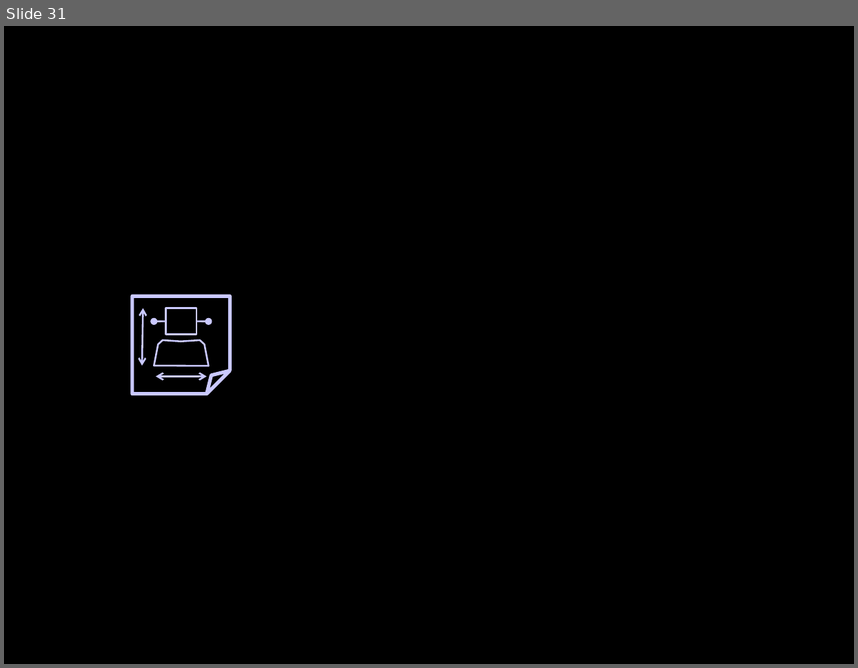
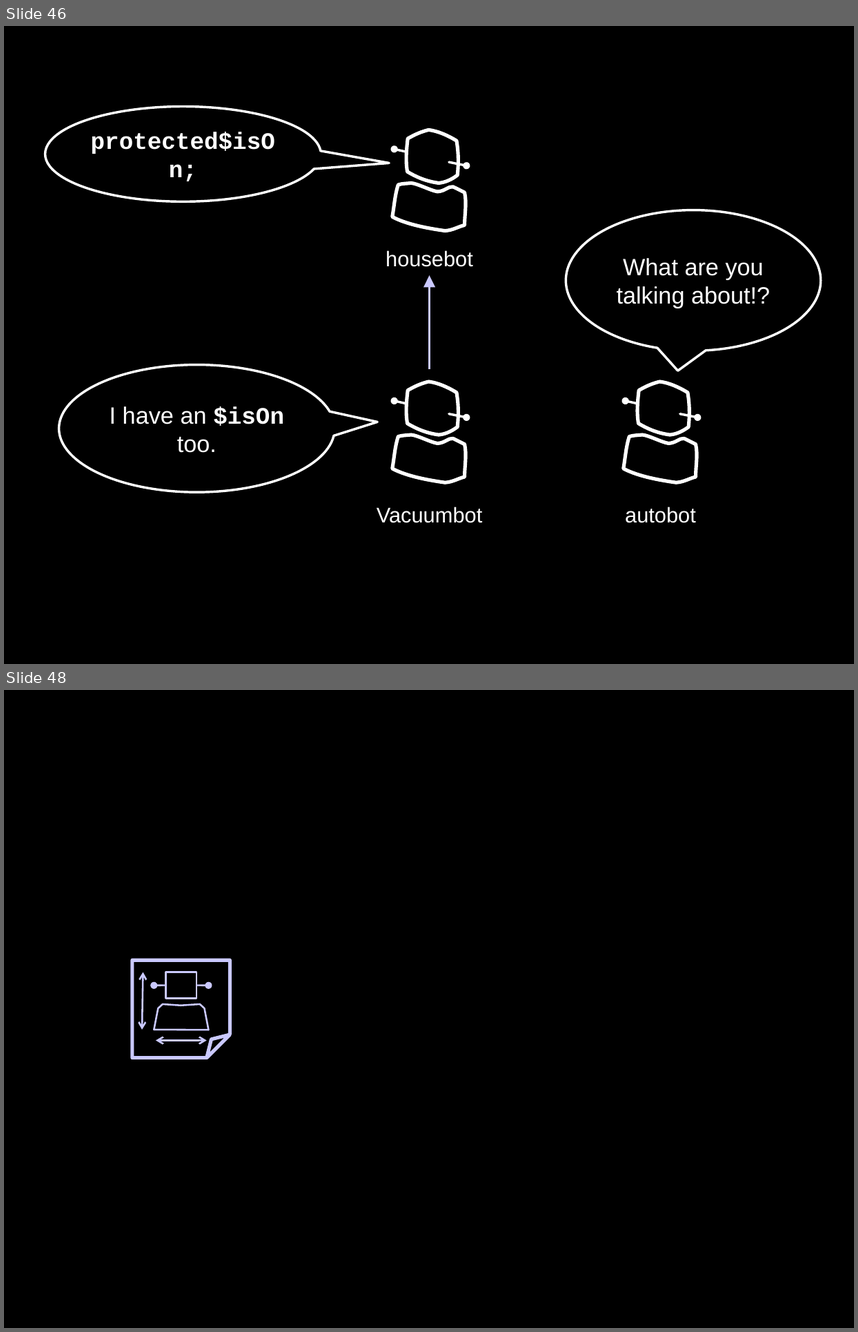
Before and after one commit to socketwench/OOPforObjectHaters, a slide deck: src/OOPforObjectHaters.pptx. Shown one above the other, each under a label of ours: slide 31 before the commit, slides 46 and 48 after it; the slides between them are not shown. The pictures are 858x668 and 858x1332 pixels, drawn with LibreOffice and Linux fonts; fonts in the diff are those of the drawing. Boxes give left, top, right and bottom in pixels: in the first picture for what was removed or moved away, otherwise in the second. Text is boxed around its words. In the diff, an @@ line names an element or a change of style, - is before the commit and + after.

```diff
--- a/src/OOPforObjectHaters.pptx
+++ b/src/OOPforObjectHaters.pptx
@@ slide 46 added at (x1=4, y1=26, x2=854, y2=664), background #000000 @@
@@ speech bubble added at (x1=45, y1=107, x2=320, y2=202), outline #FFFFFF 2 pt, 20 pt, text #FFFFFF, bold @@
+protected$isOn;
@@ group added at (x1=392, y1=129, x2=466, y2=231): 2 freeform shapes, 2 arrows @@
@@ speech bubble added at (x1=566, y1=210, x2=821, y2=350), outline #FFFFFF 2 pt, 20 pt, text #FFFFFF @@
+What are you talking about!?
@@ text added at (x1=386, y1=250, x2=473, y2=267), 18 pt, text #FFFFFF @@
+housebot
@@ arrow added from (429, 370) to (429, 275), #CAC9FF 2 pt @@
@@ speech bubble added at (x1=59, y1=364, x2=335, y2=492), outline #FFFFFF 2 pt, 20 pt, text #FFFFFF @@
+I have an $isOn too.
@@ group added at (x1=392, y1=381, x2=466, y2=483): 2 freeform shapes, 2 arrows @@
@@ group added at (x1=624, y1=381, x2=697, y2=483): 2 freeform shapes, 2 arrows @@
@@ text added at (x1=377, y1=506, x2=482, y2=523), 18 pt, text #FFFFFF @@
+Vacuumbot
@@ text added at (x1=625, y1=506, x2=696, y2=523), 18 pt, text #FFFFFF @@
+autobot
@@ what was slide 31 is now slide 48 @@
```
Also in this commit, not shown: 16 other slides added, 17 other files.
